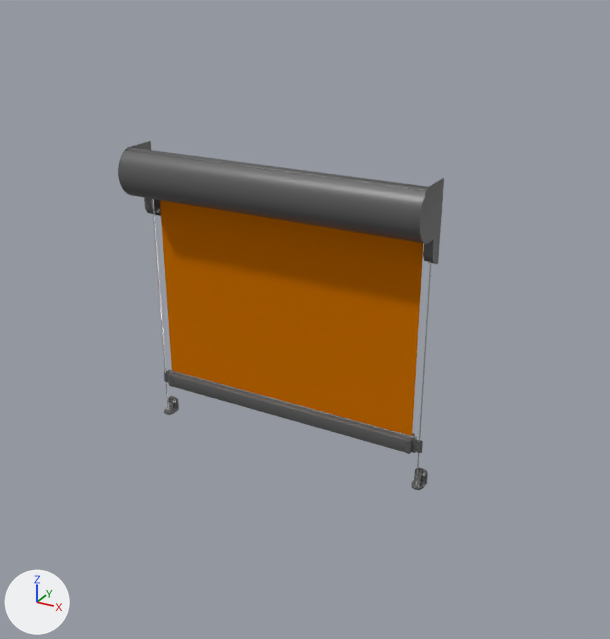
The Blender file models/products/VS_Cable_rund.blend: old version first, new version second.
Both versions are drawn from a 50 mm camera at (1.52, -2.39, 1.29) aimed at (0.1, 0.18, 0.01). The axes (+X, +Y, +Z) are drawn at lower left. The lights are the same throughout.
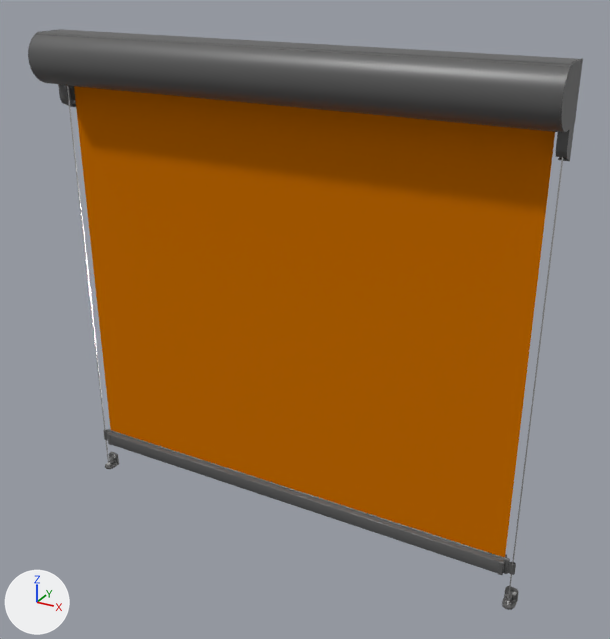
Location of each change, (x1, y1, x2, y2) in pixels of the pictures (610 x 639 px):
'Plane.001', reshaped (82% wider, 99% taller): before (160, 200, 424, 436); after (74, 86, 555, 557)
'VS-Z_FME_HCN_Contra.004', reshaped (72% wider, 6% taller): before (119, 151, 432, 243); after (29, 35, 569, 133)
'VS-Z_FME90ų_Contra.004', mesh rescaled (65% wider, 77% taller): before (172, 372, 408, 452); after (110, 431, 501, 573)
'VS-Z_FME_HCN_Contra.003', reshaped (77% wider, 20% shorter): before (126, 147, 428, 191); after (36, 32, 571, 67)
'Plane.002', added: after (46, 30, 579, 63)
'Cylinder.003', mesh moved: before (418, 178, 444, 244); after (560, 58, 583, 132)
'Cube.006', mesh moved: before (423, 235, 440, 264); after (556, 126, 574, 161)
'Cube.007', mesh moved: before (144, 198, 161, 216); after (58, 85, 76, 107)
'Cube', mesh moved: before (411, 468, 428, 490); after (502, 586, 518, 610)
'Cylinder.004', mesh moved: before (118, 141, 151, 196); after (28, 29, 64, 83)

What changed in the scene script:
```text
Change me_vs_z_fme_hcn_contra_001:
    where me_vs_z_fme_hcn_contra_001.from_pydata(...)  # 916 vertices, 1828 faces; spans x -397.0..397.0, y 38.0..132.0, z 267.0..396.0
    used by ob_vs_z_fme_hcn_contra_004; location = (0.0, 0.21, 0.0); rotation_euler = (0.0, 0.0, -3.142), in degrees (0, 0, -180); scale = (0.00151, 0.00151, 0.00151)
    me_vs_z_fme_hcn_contra_001 part 1: the whole mesh is multiplied about its middle by the matrix ((1.652, 0.0, 0.0), (0.0, 1.0, 0.0), (0.0, 0.0, 1.0)), then moved by (-1.0, 0.0, 263.0)
Change me_vs_z_fme_hcn_contra_002:
    where me_vs_z_fme_hcn_contra_002.from_pydata(...)  # 222 vertices, 422 faces; spans x -397.0..397.0, y 84.0..100.0, z 393.0..400.0
    used by ob_vs_z_fme_hcn_contra_003; location = (0.0, 0.21, 0.0); rotation_euler = (0.0, 0.0, -3.142), in degrees (0, 0, -180); scale = (0.00151, 0.00151, 0.00151)
    me_vs_z_fme_hcn_contra_002 part 2: the whole mesh is multiplied about its middle by the matrix ((1.652, 0.0, 0.0), (0.0, 1.0, 0.0), (0.0, 0.0, 1.0)), then moved by (-1.0, 0.0, 263.0)
Change me_cube_007:
    where me_cube_007.from_pydata(...)  # 168 vertices, 151 faces; spans x -0.0109..0.0109, y -0.0204..0.0204, z -0.0351..0.0351
    used by ob_cube_006; location = (0.587, 0.179, 0.36); rotation_euler = (0.0, 0.0, -3.142), in degrees (0, 0, -180); scale = (1.51, 1.51, 1.51)
    me_cube_007 part 3: the whole mesh is moved by (-0.2601, 0.0, 0.2629)
Change me_cube_008:
    where me_cube_008.from_pydata(...)  # 168 vertices, 151 faces; spans x -0.0109..0.0109, y -0.0204..0.0204, z -0.0351..0.0351
    used by ob_cube_007; location = (-0.587, 0.179, 0.36); rotation_euler = (0.0, 3.142, 0.0), in degrees (0, 180, 0); scale = (-1.51, -1.51, -1.51)
    me_cube_008 part 4: the whole mesh is moved by (-0.2574, 0.0, 0.2629)
Change me_plane_005:
    where me_plane_005.from_pydata(...)  # 4 vertices, 1 face; spans x -1.0..1.0, y -1.0..0.7, z 0.0
    used by ob_plane_001; location = (0.0, 0.185, -0.042); rotation_euler = (-1.571, 0.0, -3.142), in degrees (-90, 0, -180); scale = (0.555, 0.508, 0.584)
    me_plane_005 part 5
    me_plane_005.vertices[0].co: (-1.0, -1.0, 0.0) -> (-1.71, -1.78, 0.0)
    me_plane_005.vertices[1].co: (1.0, -1.0, 0.0) -> (1.7, -1.78, 0.0)
    me_plane_005.vertices[2].co: (-1.0, 0.7, 0.0) -> (-1.71, 1.51, 0.0)
    me_plane_005.vertices[3].co: (1.0, 0.7, 0.0) -> (1.7, 1.51, 0.0)
Change me_cube_009:
    where me_cube_009.from_pydata(...)  # 72 vertices, 70 faces; spans x -1.0..1.0, y -1.0..1.0, z -1.0..9.24
    used by ob_cube; location = (0.588, 0.194, -0.585); rotation_euler = (0.0, 0.0, -3.142), in degrees (0, 0, -180); scale = (0.0252, 0.0326, 0.00612)
    me_cube_009 part 6: the whole mesh is moved by (-15.59, 0.0, -66.88)
Change me_vs_z_fme90ų_contra_016:
    where me_vs_z_fme90ų_contra_016.from_pydata(...)  # 1138 vertices, 1716 faces; spans x -348.0..348.0, y 3.0..31.0, z -390.0..-346.0
    used by ob_vs_z_fme90ų_contra_004; location = (0.0, 0.21, 0.148); rotation_euler = (0.0, 0.0, -3.142), in degrees (0, 0, -180); scale = (0.00156, 0.00151, 0.00151)
    me_vs_z_fme90ų_contra_016 part 7: the whole mesh is scaled about its middle by (1.72, 1, 1), then moved by (-1.0, 0.0, -271.0)
Change me_cylinder_010:
    where me_cylinder_010.from_pydata(...)  # 46 vertices, 25 faces; spans x -0.092..0.1, y -0.099..0.101, z -0.001..0.004
    used by ob_cylinder_003; location = (0.6, 0.109, 0.513); rotation_euler = (0.0, 1.571, 0.0), in degrees (0, 90, 0)
    me_cylinder_010 part 8: the whole mesh is moved by (-0.397, 0.0, 0.393)
Change me_cylinder_013:
    where me_cylinder_013.from_pydata(...)  # 46 vertices, 25 faces; spans x -0.092..0.1, y -0.099..0.101, z -0.001..0.004
    used by ob_cylinder_004; location = (-0.603, 0.109, 0.513); rotation_euler = (0.0, 1.571, 0.0), in degrees (0, 90, 0)
    me_cylinder_013 part 9: the whole mesh is moved by (-0.397, 0.0, -0.389)
Add me_plane:
    me_plane.from_pydata([(-0.99, -0.05, 0.0), (0.99, -0.05, 0.0), (-0.99, 0.08, 0.0), (0.99, 0.08, 0.0), (-0.99, 0.08, -0.19), (0.99, 0.08, -0.19), (-0.99, 0.07, -0.19), (0.99, 0.07, -0.19)], [], [(0, 1, 3, 2), (2, 3, 5, 4), (4, 5, 7, 6)])
    me_plane.polygons.foreach_set('use_smooth', [True] * 3)
    me_plane.materials.append(mat_metal_001)  # dark grey #585858
Add ob_plane_002:
    ob_plane_002 = bpy.data.objects.new('Plane.002', me_plane)  # modifiers BEVEL
    ob_plane_002.location = (0.0, 0.133, 1.001)
```
